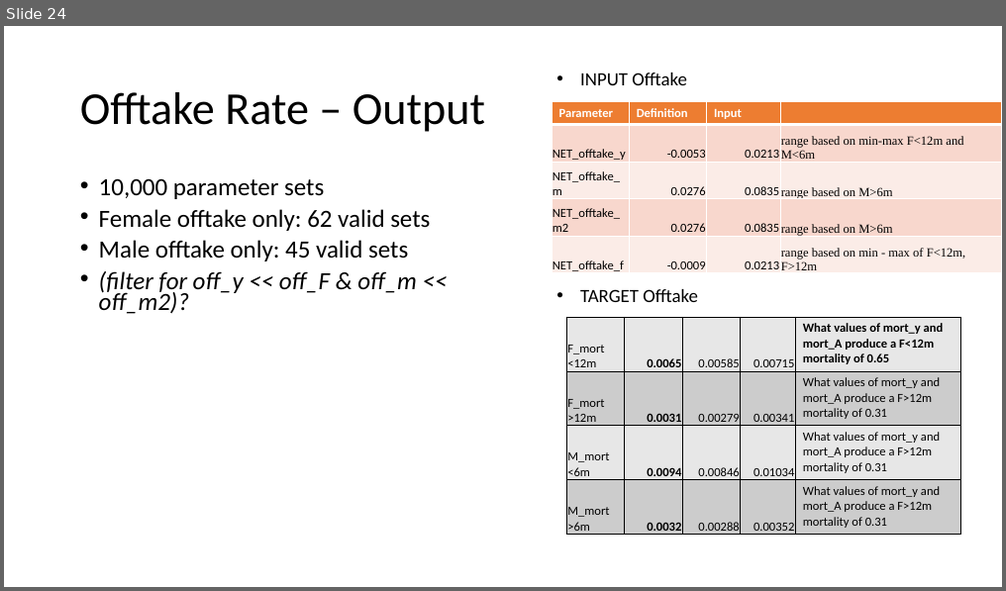
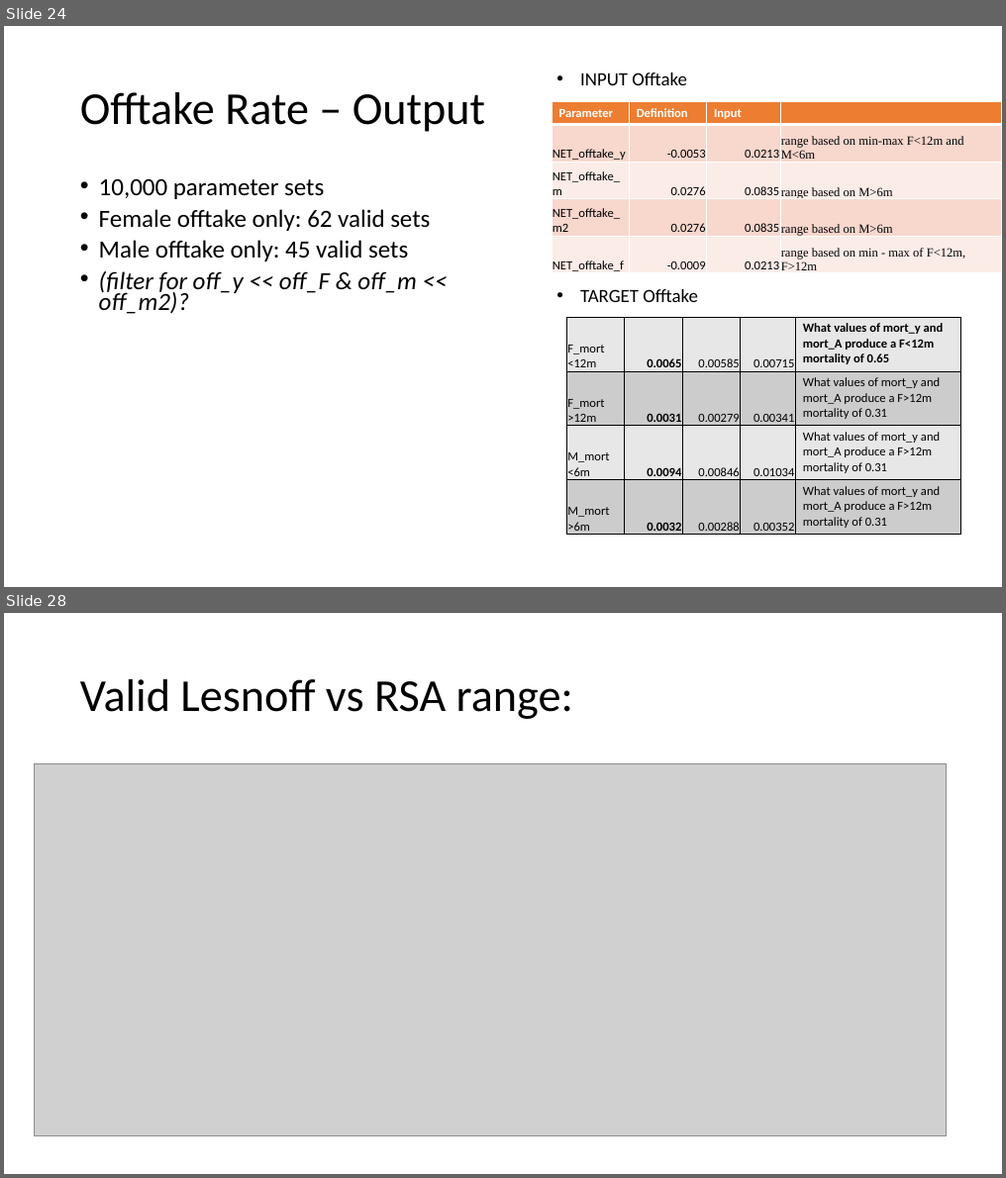
Before and after one commit to BethSavagar/demographic_model_1, a slide deck: presentations/profile-validation/lesnoff.pptx. Shown one above the other, each under a label of ours: slide 24 before the commit, slides 24 and 28 after it; the slides between them are not shown. The pictures are 1006x591 and 1006x1178 pixels, drawn with LibreOffice and Linux fonts; fonts in the diff are those of the drawing; grey boxes stand for pictures. Boxes give left, top, right and bottom in pixels: in the first picture for what was removed or moved away, otherwise in the second. Text is boxed around its words. In the diff, an @@ line names an element or a change of style, - is before the commit and + after.

Commit message:
complete validation of lesnoff data, add file for vaccination immunity test

```diff
--- a/presentations/profile-validation/lesnoff.pptx
+++ b/presentations/profile-validation/lesnoff.pptx
@@ slide 28 added at box(4, 613, 1002, 1174), background #FFFFFF @@
@@ title added at box(80, 679, 573, 719), 44 pt, text #000000 @@
+Valid Lesnoff vs RSA range:
@@ picture added at box(34, 764, 946, 1137) @@
```
Also in this commit, not shown: 2 slides changed, 3 other files.
